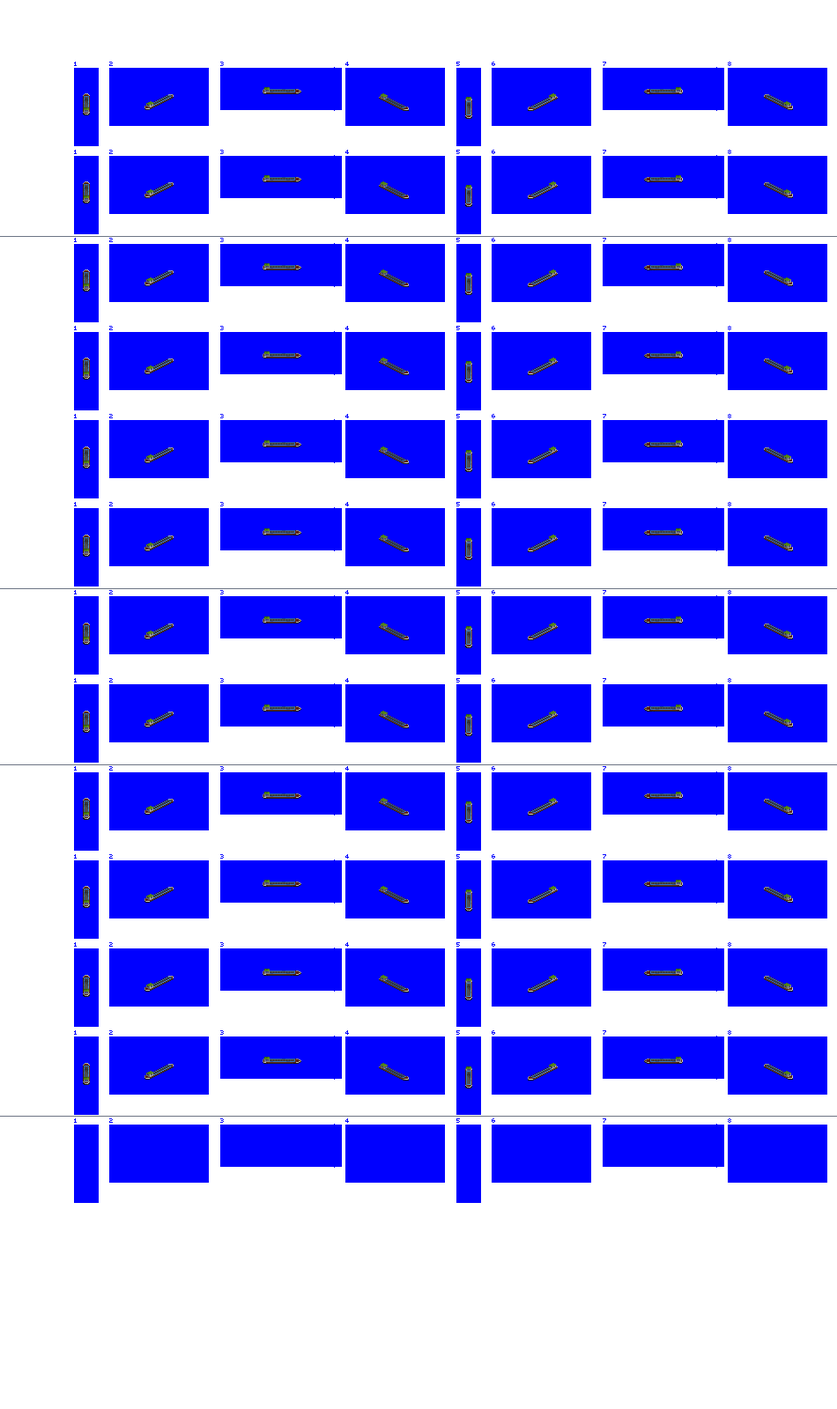
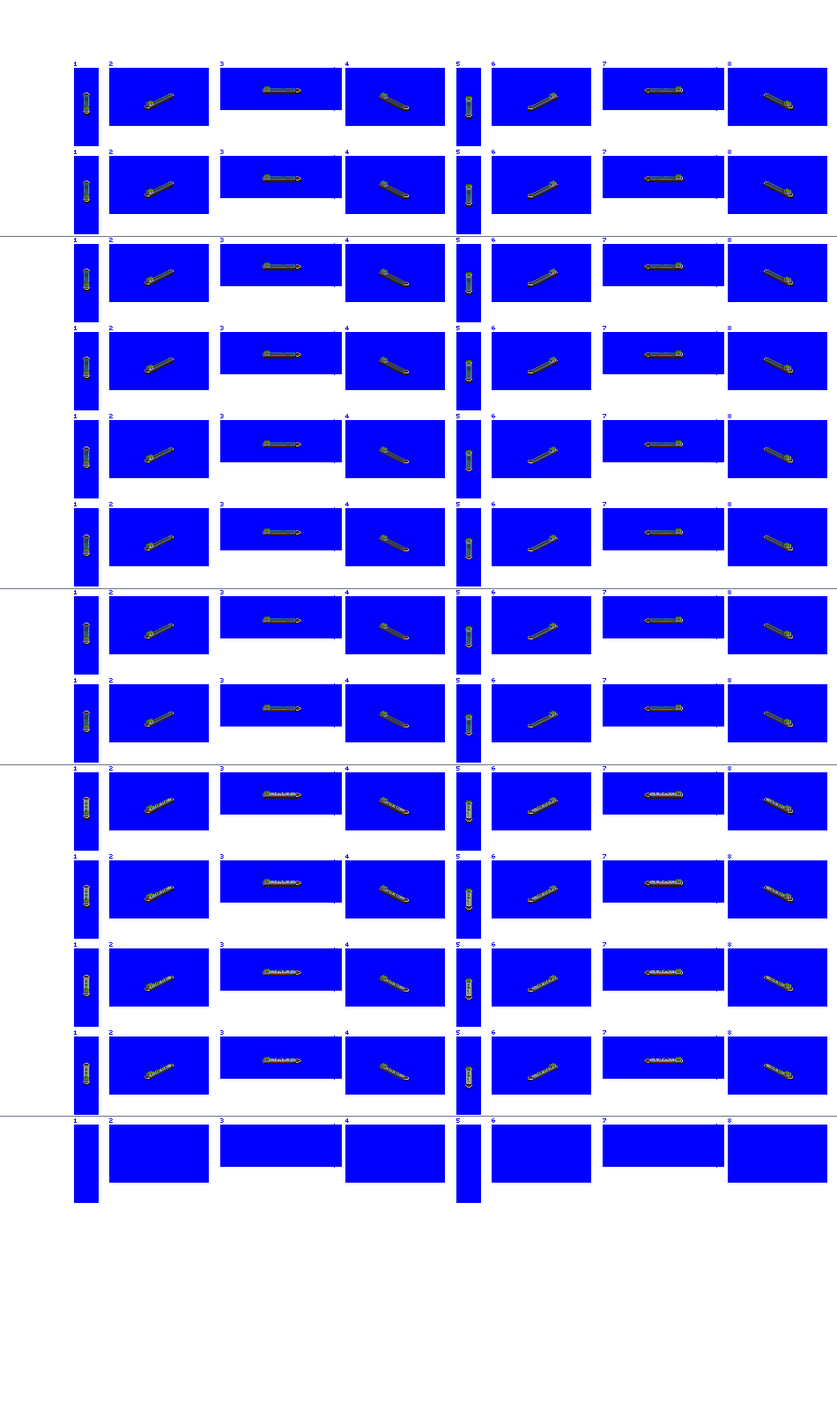
Comparing the layer stacks of the two (837, 1409) images. Changes:
showed "tanker", painted on it over [82, 791, 784, 1086]
renamed "Canal Boat copy" to "mask for loaded state", moved it above "Canal Boat", painted on it over [82, 87, 793, 1086]
painted on "Canal Boat" over [82, 86, 793, 1086]
